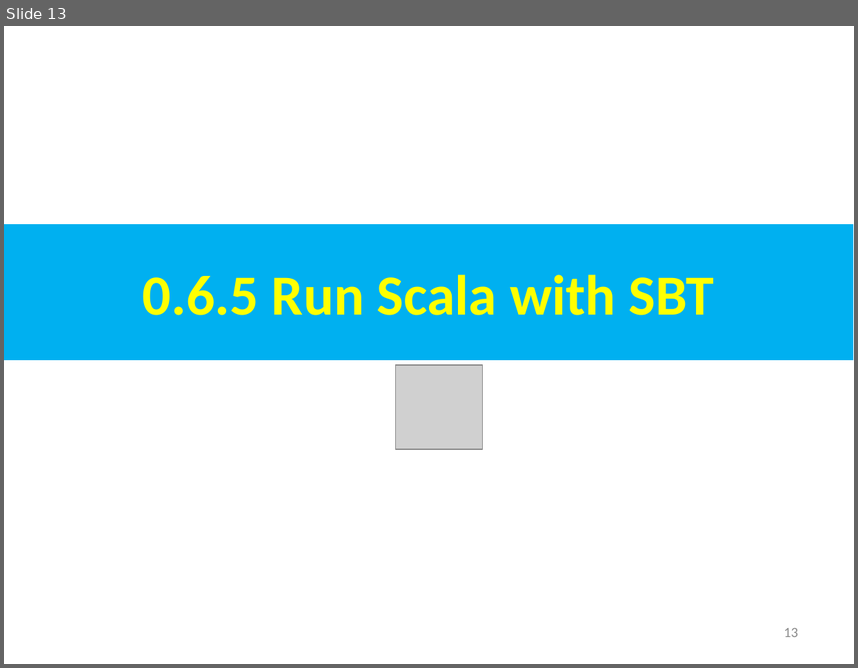
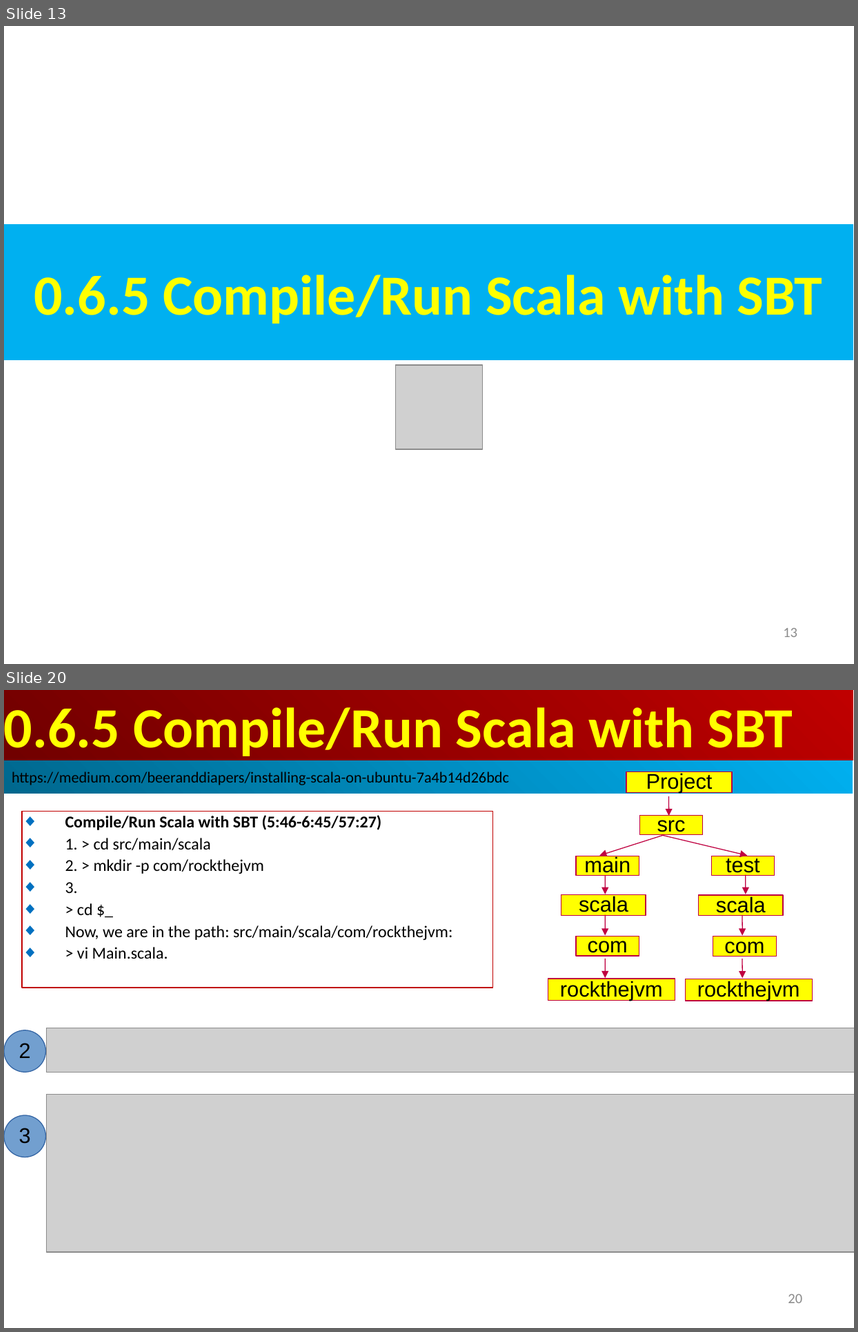
Before and after one commit to peterhchen/AIU_CS800_Chisel, a slide deck: 002_Tool/000_Video/000.06_Run_Scala_SBT.ppt. Shown one above the other, each under a label of ours: slide 13 before the commit, slides 13 and 20 after it; the slides between them are not shown. The pictures are 858x668 and 858x1332 pixels, drawn with LibreOffice and Linux fonts; fonts in the diff are those of the drawing; grey boxes stand for pictures. Boxes give left, top, right and bottom in pixels: in the first picture for what was removed or moved away, otherwise in the second. Text is boxed around its words. In the diff, an @@ line names an element or a change of style, - is before the commit and + after.

```diff
--- a/002_Tool/000_Video/000.06_Run_Scala_SBT.ppt
+++ b/002_Tool/000_Video/000.06_Run_Scala_SBT.ppt
@@ slide 20 added at bbox=[4, 690, 854, 1328], background #FFFFFF @@
@@ rectangle added at bbox=[4, 690, 853, 760], fill gradient #BF0000 to #710000, 48 pt, text #FFFF00, bold @@
+0.6.5 Compile/Run Scala with SBT
@@ rectangle added at bbox=[4, 760, 853, 793], fill gradient #00AFEF to #00688E, 13 pt, text #000000 @@
+https://medium.com/beeranddiapers/installing-scala-on-ubuntu-7a4b14d26bdc
@@ rectangle added at bbox=[22, 811, 493, 987], outline #C00000 0.74 pt, 14 pt, text #000000 @@
+◆ Compile/Run Scala with SBT (5:46-6:45/57:27)
+◆ 1. > cd src/main/scala
+◆ 2. > mkdir -p com/rockthejvm
+◆ 3.
+◆ > cd $_
+◆ Now, we are in the path: src/main/scala/com/rockthejvm:
+◆ > vi Main.scala.
@@ group added at bbox=[548, 771, 811, 1000]: 10 rectangles, 9 arrows @@
+Project
+src
+test
+scala
+main
+rockthejvm
+com
+scala
+rockthejvm
+com
@@ group added at bbox=[4, 1027, 854, 1252]: 2 pictures, 2 ellipses @@
+2
+3
@@ page number added at bbox=[788, 1294, 802, 1303], 12 pt, text #8B8B8B @@
+20
@@ slide 13 changed as well @@
@@ text in rectangle at bbox=[34, 274, 823, 323]: text changed @@
-0.6.5 Run Scala with SBT
+0.6.5 Compile/Run Scala with SBT
```
Also in this commit, not shown: 15 other slides changed, 27 other slides added.
